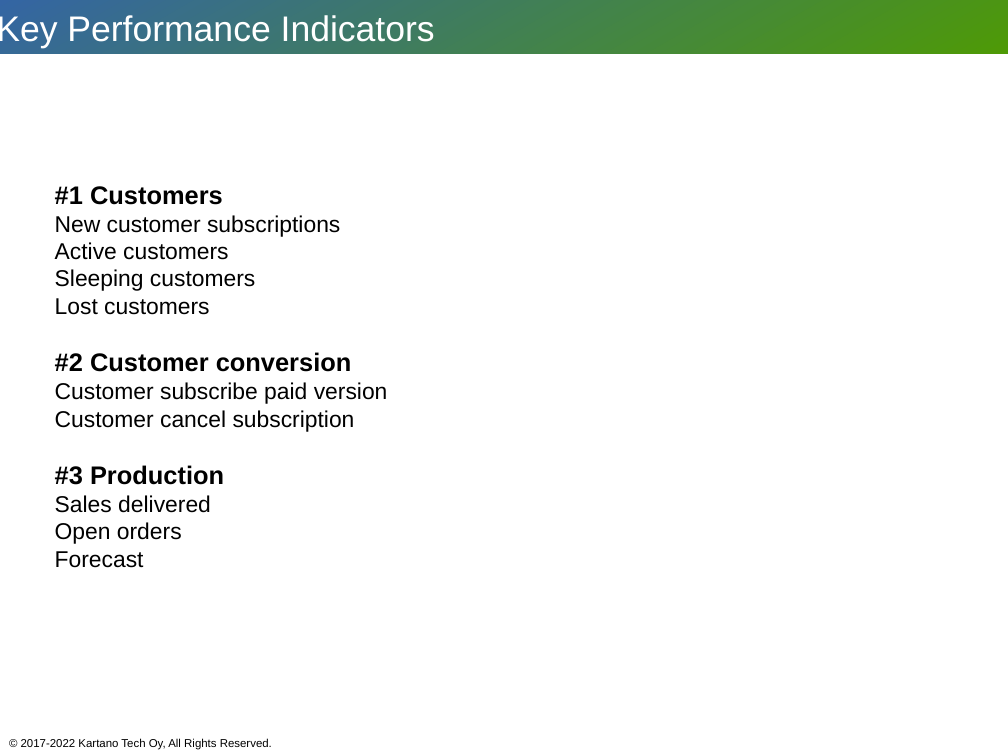
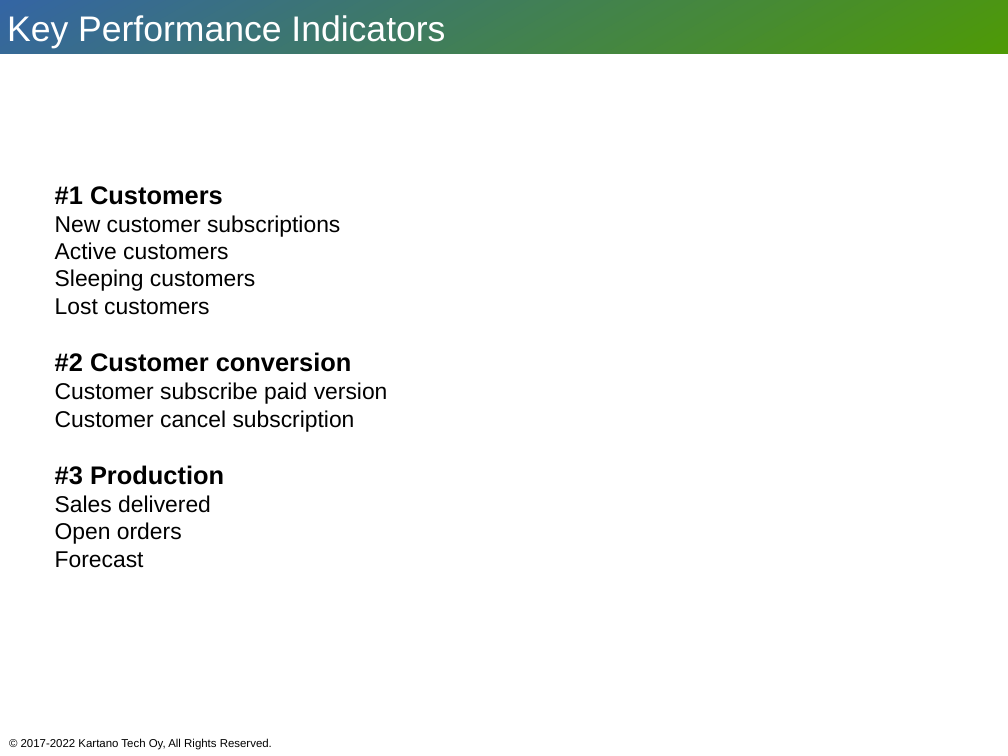
Before and after one commit to githubedu/ERP-samk, a slide deck: slide 5 of kartano/presentations/01presentation.odp. Drawn at 1008x756 pixels with LibreOffice and Linux fonts; fonts in the diff are those of the drawing. Boxes give left, top, right and bottom in pixels: in the first picture for what was removed or moved away, otherwise in the second. Text is boxed around its words. In the diff, an @@ line names an element or a change of style, - is before the commit and + after.

```diff
--- a/kartano/presentations/01presentation.odp
+++ b/kartano/presentations/01presentation.odp
@@ text "Key Performance Indicators": place and size @@
-text "Key Performance Indicators" at [0,15,435,48]
+text "Key Performance Indicators" at [7,15,445,48]
```
Also in this commit, not shown: 2 other slides changed, 2 other files.
